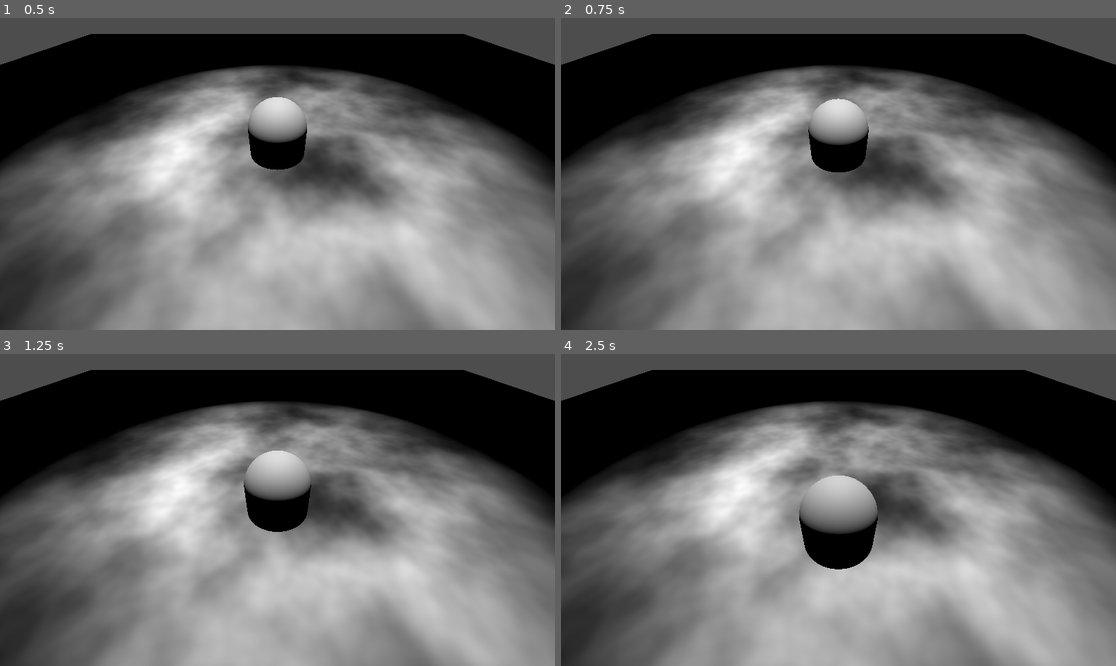
Above: before the commit, frames 1-4 (two rows, left to right).
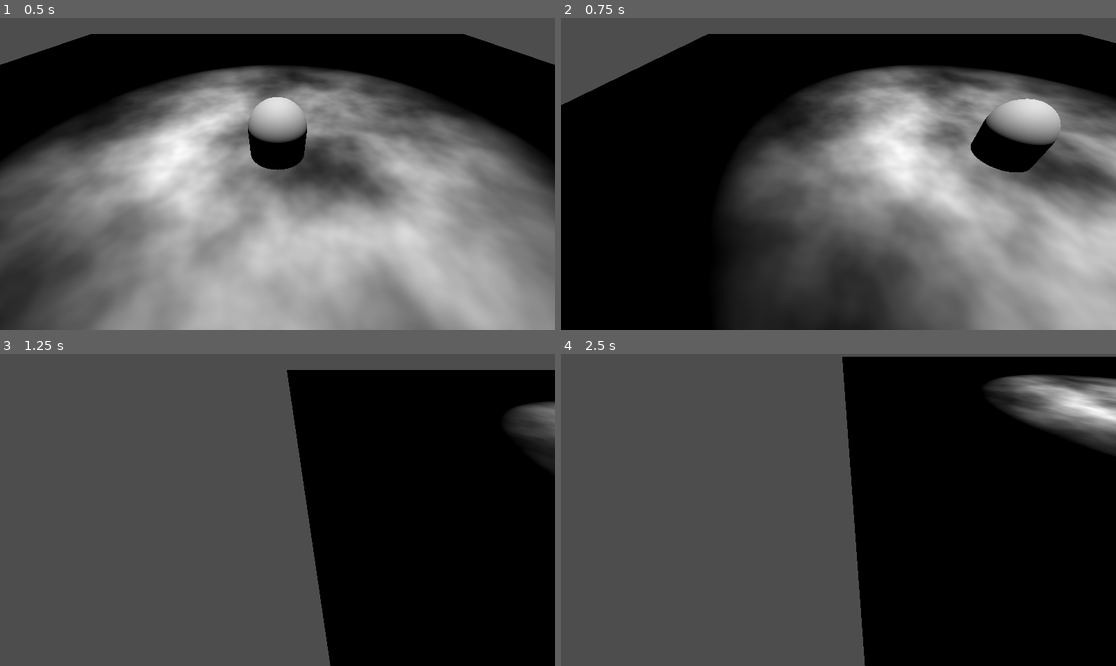
Above: after the commit, the same moments.

Repository: marcinpiotrsobczyk/godot_systems
Game: Godot game, scene res://scenes/camera_following_player.tscn
The game is run twice, just before and just after one commit, with the same random seed, the same clock (stepped at 60 frames per second) and the same inputs.
Inputs (mouse positions are in pixels of both pictures, inside the frame that each line leads up to):
- Up to frame 1 (0.5 s): no input
- Up to frame 2 (0.75 s): tap Enter at 0.5 s; move the mouse to (960, 158) at 0.52 s; hold A (camera_left) from 0.53 s (still down); click (960, 158) at 0.67 s
- Up to frame 3 (1.25 s): keep holding A (camera_left); tap D (camera_right) at 0.8 s
- Up to frame 4 (2.5 s): move the mouse to (727, 525) at 1.27 s; release A (camera_left) at 1.28 s; tap D (camera_right) at 1.35 s; click (727, 525) at 1.42 s; tap S (camera_backward, bound only after the commit) at 1.55 s; move the mouse to (894, 441) at 2.02 s; hold S (camera_backward, bound only after the commit) from 2.03 s (still down); click (894, 441) at 2.17 s; tap W (camera_forward, bound only after the commit) at 2.3 s

Frame 1 is identical in both runs. In frame 2, 70% of the frame differs, in the area x 0-100%, y 5-100%; in frame 3, 76%; in frame 4, 80%, in the area x 0-100%, y 0-100%.

Commit message:
Camera movement

Diff:
--- a/project.godot
+++ b/project.godot
@@ -10,7 +10,7 @@
 
 [application]
 
-config/name="Prefabs"
+config/name="Systems"
 run/main_scene="uid://qrhbby8fgl0"
 config/features=PackedStringArray("4.5", "Mobile")
 config/icon="res://icon.svg"
@@ -26,12 +26,12 @@
 "events": [Object(InputEventKey,"resource_local_to_scene":false,"resource_name":"","device":-1,"window_id":0,"alt_press …(192 unchanged characters)…
 ]
 }
-camera_up={
+camera_forward={
 "deadzone": 0.2,
 "events": [Object(InputEventKey,"resource_local_to_scene":false,"resource_name":"","device":-1,"window_id":0,"alt_press …(192 unchanged characters)…
 ]
 }
-camera_down={
+camera_backward={
 "deadzone": 0.2,
 "events": [Object(InputEventKey,"resource_local_to_scene":false,"resource_name":"","device":-1,"window_id":0,"alt_press …(192 unchanged characters)…
 ]
--- a/scripts/camera_3d.gd
+++ b/scripts/camera_3d.gd
@@ -8,6 +8,7 @@
 const CAMERA_ZOOM_SPEED: float = 0.05
 const CAMERA_ZOOM_MIN: float = 2.0
 const CAMERA_ZOOM_MAX: float = 9.0
+const CAMERA_MOVEMENT_SPEED: float = 15.0
 const CAMERA_ROTATION_SPEED: float = 2.0
 
 func get_camera_position_y(z: float) -> float:
@@ -18,7 +19,7 @@
 	return -30.0 - z * 5.0
 
 
-func handle_zoom(event: InputEventMouseButton) -> void:
+func handle_camera_zoom(event: InputEventMouseButton) -> void:
 	var camera_position_difference: Vector3 = global_position - rotation_helper.global_position
 	camera_position_difference.y = 0.0
 	var camera_distance = camera_position_difference.length()
@@ -34,6 +35,23 @@
 			rotation_degrees.x = get_camera_rotation_x(position.z)
 
 
+func move_camera(delta: float) -> void:
+	var camera_movement: Vector3 = Vector3.ZERO
+	if Input.is_action_pressed("camera_forward"):
+		camera_movement.z = -delta
+	elif Input.is_action_pressed("camera_backward"):
+		camera_movement.z = delta
+	elif Input.is_action_pressed("camera_left"):
+		camera_movement.x = -delta
+	elif Input.is_action_pressed("camera_right"):
+		camera_movement.x = delta
+	camera_movement *= CAMERA_MOVEMENT_SPEED
+	if camera_movement != Vector3.ZERO:
+		var global_movement: Vector3 = to_global(camera_movement) - global_position
+		global_movement.y = 0.0
+		rotation_helper.position += global_movement
+
+
 func rotate_camera(delta: float) -> void:
 	var rotation_change: float = 0.0
 	if Input.is_mouse_button_pressed(MOUSE_BUTTON_MIDDLE):
@@ -42,7 +60,7 @@
 			var mouse_position_delta: float = mouse_position.x - last_physics_process_mouse_position_average
 			if mouse_position_delta > 0:
 				rotation_change = -1.0
-			elif  mouse_position_delta < 0:
+			elif mouse_position_delta < 0:
 				rotation_change = 1.0
 	else:
 		if Input.is_action_pressed("rotate_camera_right"):
@@ -77,8 +95,9 @@
 func _physics_process(delta: float) -> void:
 	rotate_camera(delta)
 	update_mouse_position_average()
+	move_camera(delta)
 
 
 func _input(event: InputEvent) -> void:
 	if event is InputEventMouseButton:
-		handle_zoom(event)
+		handle_camera_zoom(event)
